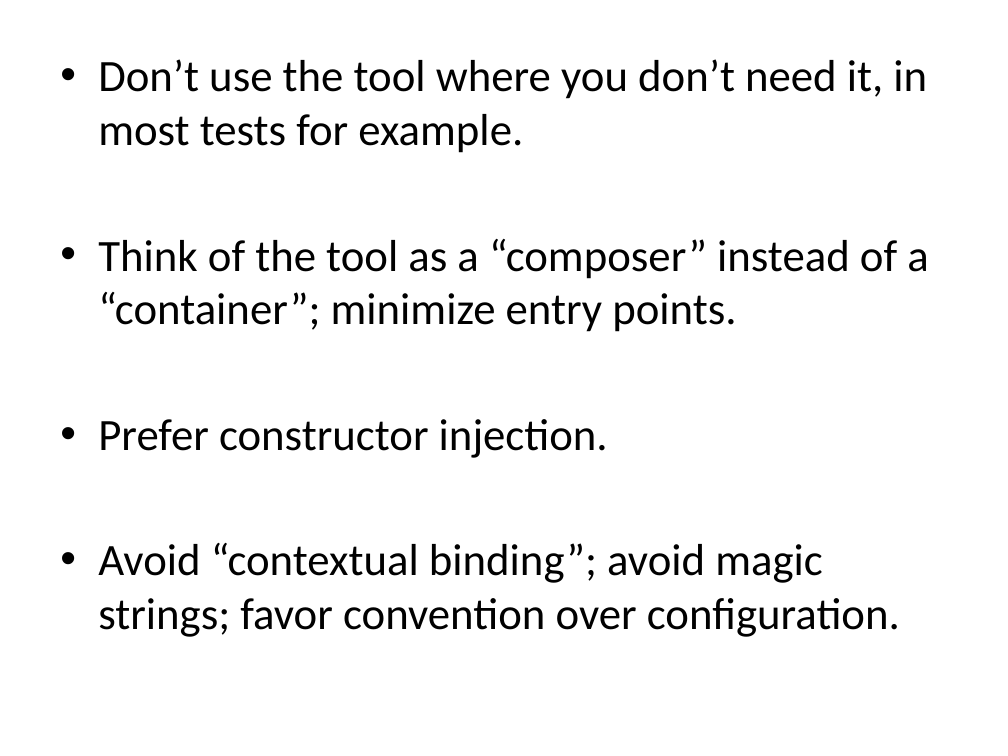
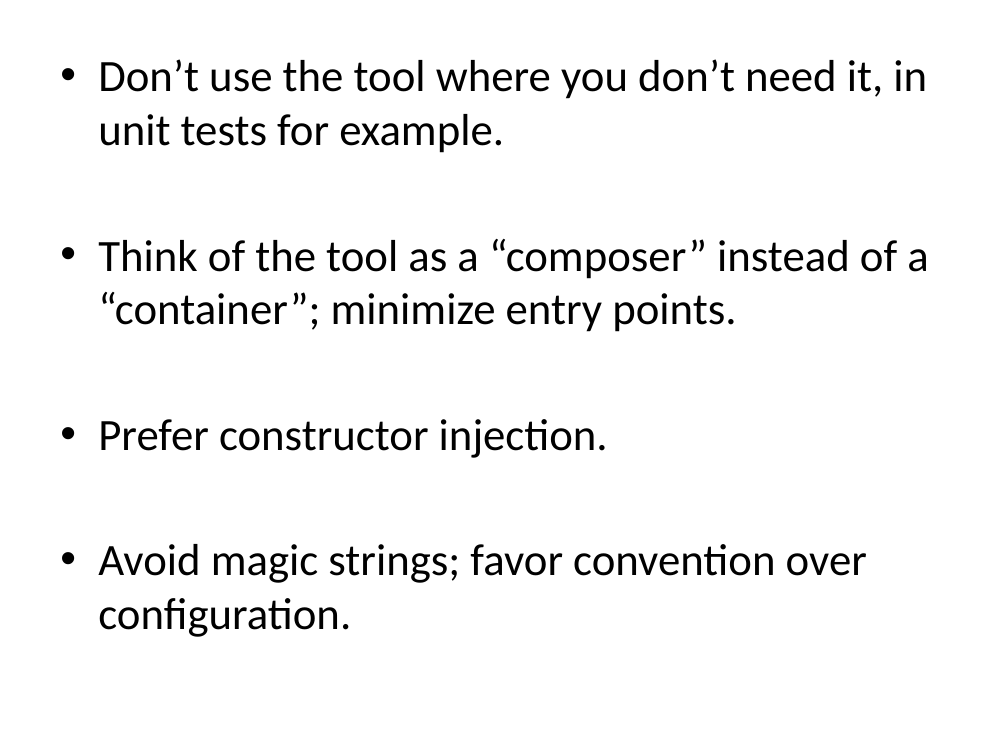
Before and after one commit to calebjenkins/Practical-IOC, a slide deck: slide 22 of Practical Inversion Of Control.pptx. Drawn at 1008x756 pixels with LibreOffice and Linux fonts; fonts in the diff are those of the drawing. Boxes give left, top, right and bottom in pixels: in the first picture for what was removed or moved away, otherwise in the second. Text is boxed around its words. In the diff, an @@ line names an element or a change of style, - is before the commit and + after.

Commit message:
fixed pptx

```diff
--- a/Practical Inversion Of Control.pptx
+++ b/Practical Inversion Of Control.pptx
@@ text at (x1=98, y1=59, x2=927, y2=153): text changed @@
-• Don’t use the tool where you don’t need it, in most tests for example.
+• Don’t use the tool where you don’t need it, in unit tests for example.
@@ text at (x1=98, y1=544, x2=867, y2=637): text changed @@
-• Avoid “contextual binding”; avoid magic strings; favor convention over configuration.
+• Avoid magic strings; favor convention over configuration.
```
Also in this commit, not shown: 1 other slide changed, 1 slide added, 1 slide removed.
